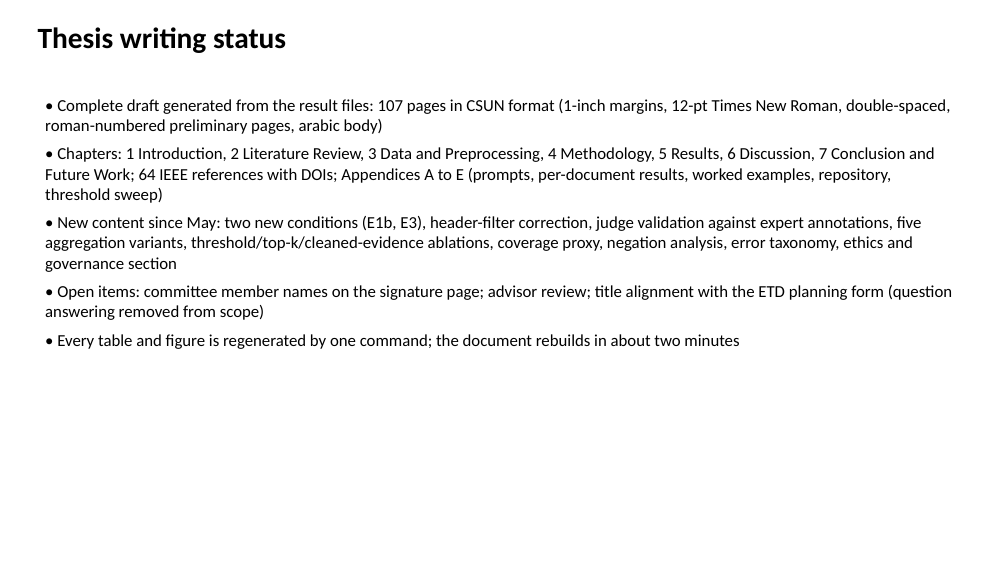
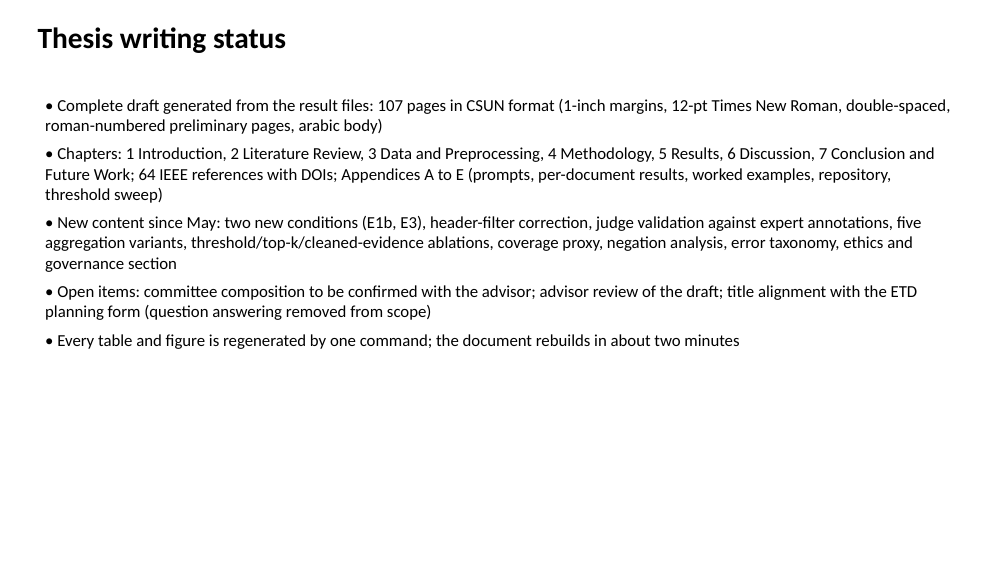
Before and after one commit to slay-a/medical-hallucination-eval, a slide deck: slide 12 of deliverables/Progress_Slides_Fall2026.pptx. Drawn at 1008x567 pixels with LibreOffice and Linux fonts; fonts in the diff are those of the drawing. Boxes give left, top, right and bottom in pixels: in the first picture for what was removed or moved away, otherwise in the second. Text is boxed around its words. In the diff, an @@ line names an element or a change of style, - is before the commit and + after.

```diff
--- a/deliverables/Progress_Slides_Fall2026.pptx
+++ b/deliverables/Progress_Slides_Fall2026.pptx
@@ text at [45,285,918,320]: text changed @@
-• Open items: committee member names on the signature page; advisor review; title alignment with the ETD planning form (question answering removed from scope)
+• Open items: committee composition to be confirmed with the advisor; advisor review of the draft; title alignment with the ETD planning form (question answering removed from scope)
```
Also in this commit, not shown: 3 other slides changed, 3 other files.
